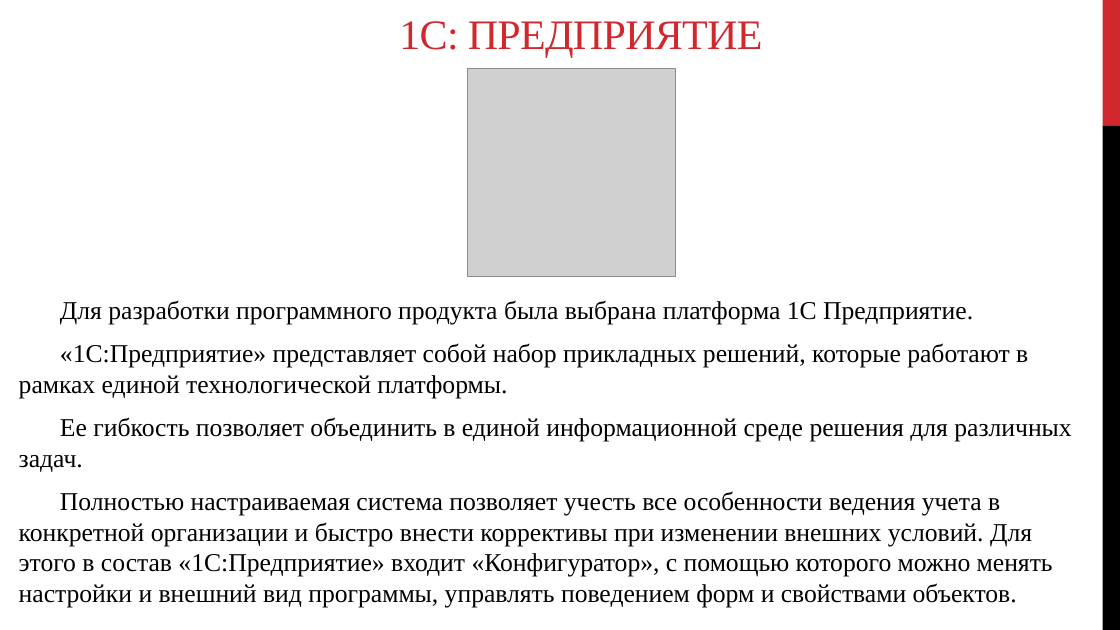
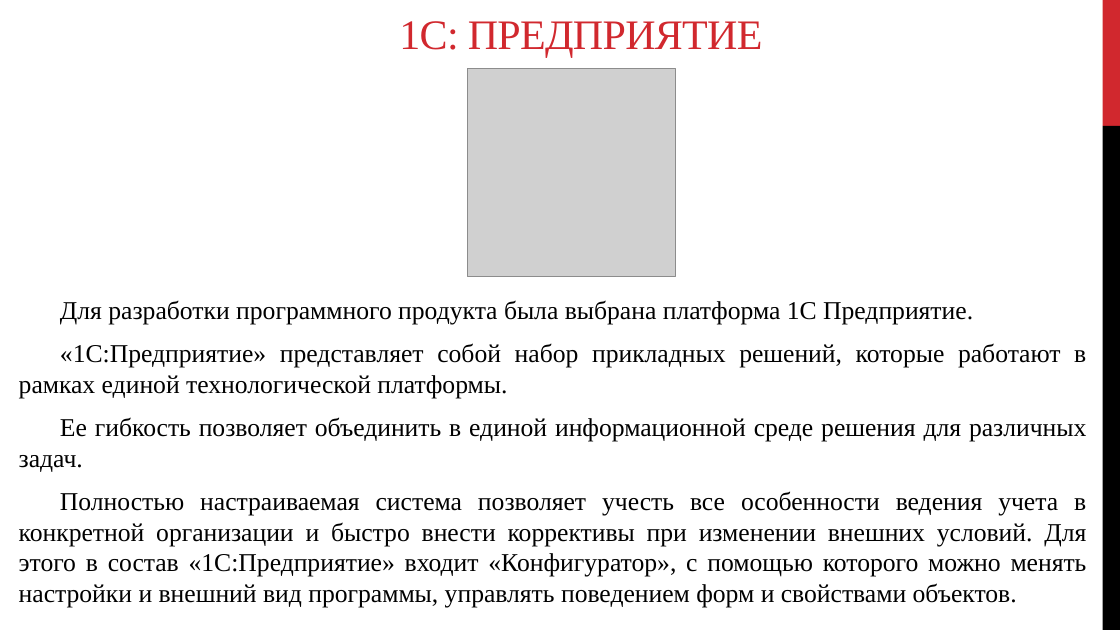
Before and after one commit to AnatolyKul/Diploma_defense, a slide deck: slide 7 of Диплом.pptx. Drawn at 1120x630 pixels with LibreOffice and Linux fonts; fonts in the diff are those of the drawing; grey boxes stand for pictures. Boxes give left, top, right and bottom in pixels: in the first picture for what was removed or moved away, otherwise in the second. Text is boxed around its words. In the diff, an @@ line names an element or a change of style, - is before the commit and + after.

```diff
--- a/Диплом.pptx
+++ b/Диплом.pptx
@@ text "Для разработки программного продукта была ..." at box(19, 300, 1087, 608): alignment left to justified @@
```
